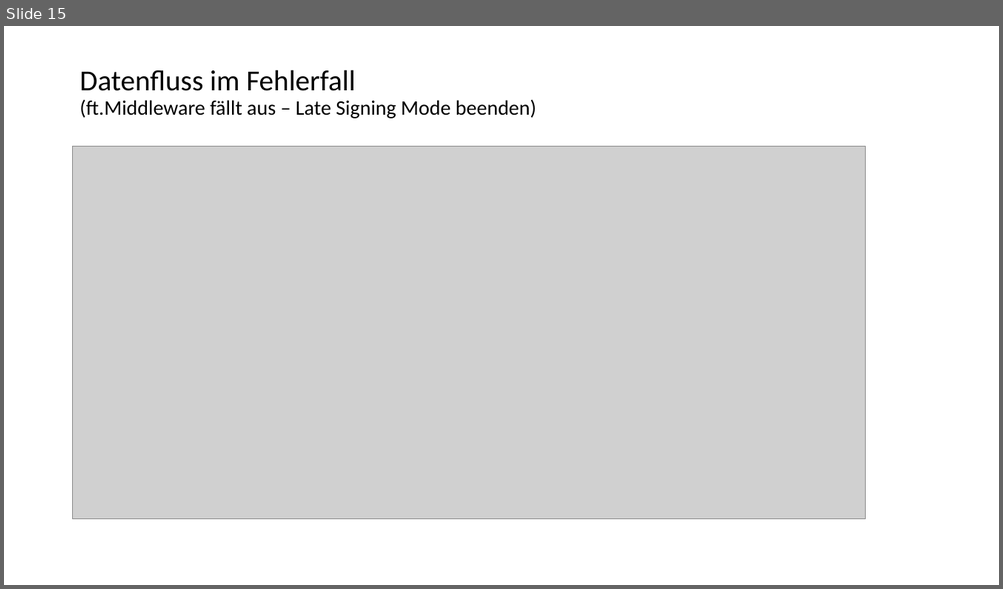
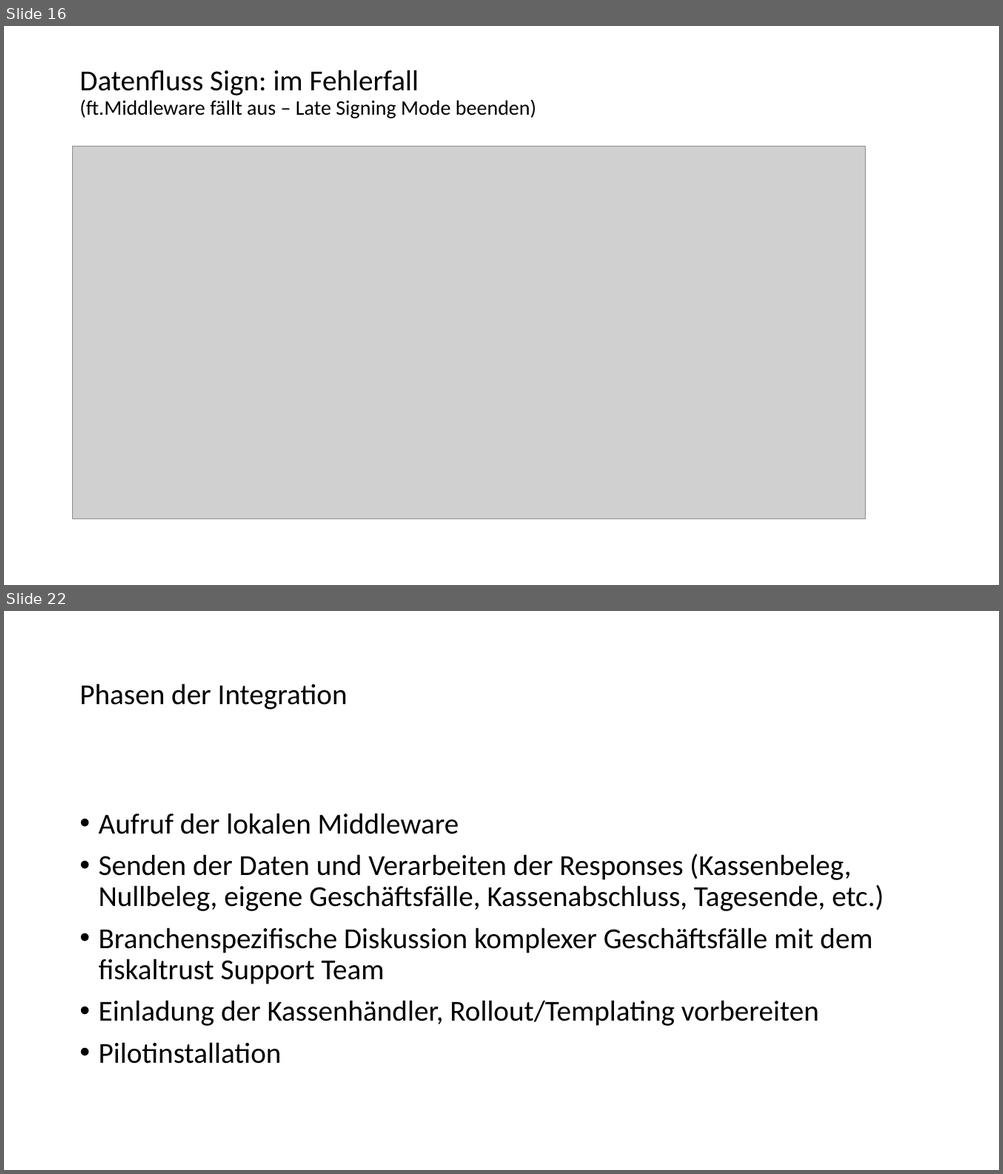
Before and after one commit to fiskaltrust/productdescription-de-doc, a slide deck: for-poscreators/presentation/onboarding_de.pptx. Shown one above the other, each under a label of ours: slide 15 before the commit, slides 16 and 22 after it; the slides between them are not shown. The pictures are 1003x589 and 1003x1174 pixels, drawn with LibreOffice and Linux fonts; fonts in the diff are those of the drawing; grey boxes stand for pictures. Boxes give left, top, right and bottom in pixels: in the first picture for what was removed or moved away, otherwise in the second. Text is boxed around its words. In the diff, an @@ line names an element or a change of style, - is before the commit and + after.

```diff
--- a/for-poscreators/presentation/onboarding_de.pptx
+++ b/for-poscreators/presentation/onboarding_de.pptx
@@ slide 22 added at [4,611,999,1170], background #FFFFFF @@
@@ title added at [79,684,347,709], 28 pt, text #000000 @@
+Phasen der Integration
@@ text added at [99,813,883,1064], 28 pt, text #000000 @@
+• Aufruf der lokalen Middleware
+• Senden der Daten und Verarbeiten der Responses (Kassenbeleg, Nullbeleg, eigene Geschäftsfälle, Kassenabschluss, Tagesende, etc.)
+• Branchenspezifische Diskussion komplexer Geschäftsfälle mit dem fiskaltrust Support Team
+• Einladung der Kassenhändler, Rollout/Templating vorbereiten
+• Pilotinstallation
@@ what was slide 15 is now slide 16 @@
@@ slide 16 changed as well @@
@@ title at [79,70,536,118]: text changed @@
-Datenfluss im Fehlerfall
-(ft.Middleware fällt aus – Late Signing Mode beenden)
+Datenfluss Sign: im Fehlerfall
+(ft.Middleware fällt aus – Late Signing Mode beenden)
```
Also in this commit, not shown: 7 other slides changed, 8 other slides added, 9 other files.
